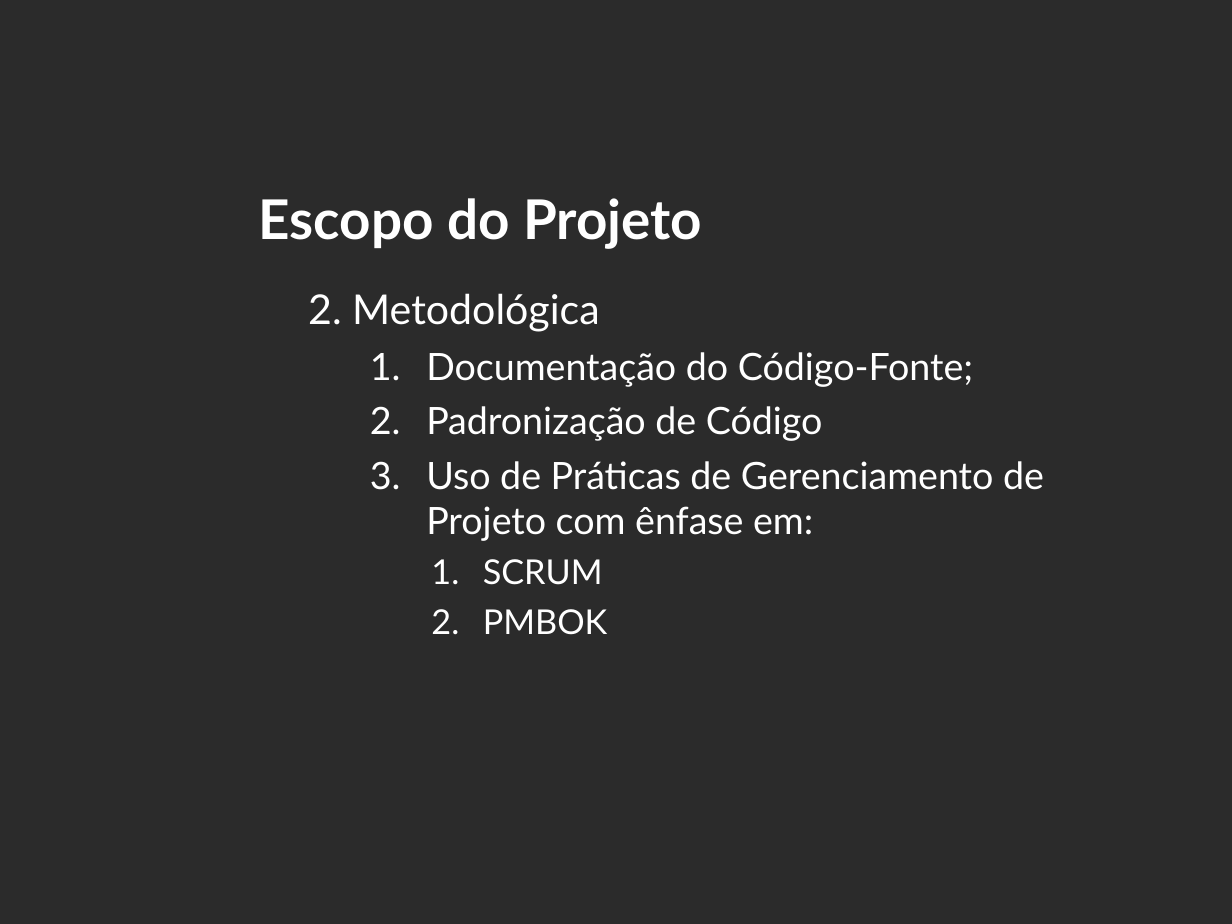
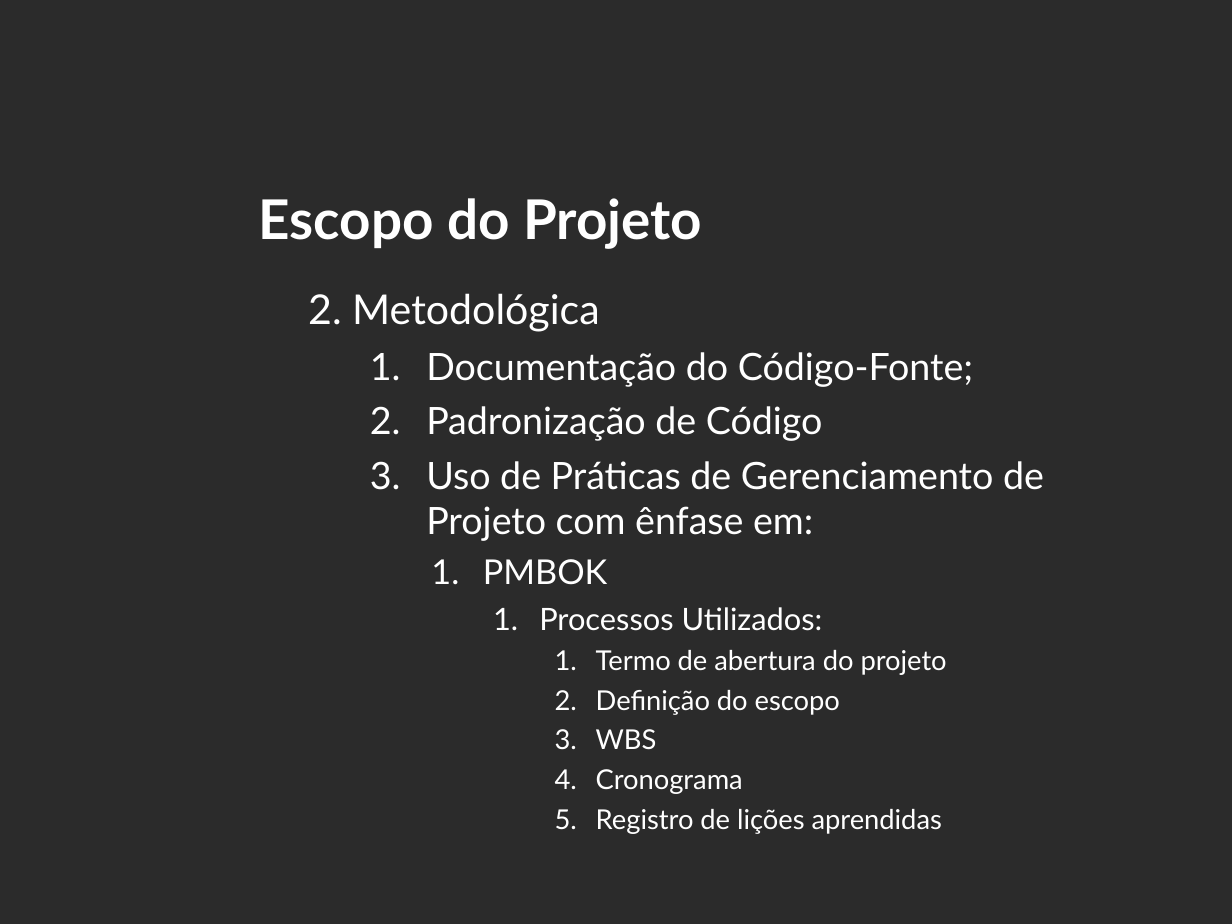
Before and after one commit to LuisEduardoER/projectrentcarpsa2002, a slide deck: slide 19 of @-RentCar/TAP/slideTAP.ppt. Drawn at 1232x924 pixels with LibreOffice and Linux fonts; fonts in the diff are those of the drawing; background and template pictures are left out; a plain dark background stands for a picture behind light text. Boxes give left, top, right and bottom in pixels: in the first picture for what was removed or moved away, otherwise in the second. Text is boxed around its words. In the diff, an @@ line names an element or a change of style, - is before the commit and + after.

```diff
--- a/@-RentCar/TAP/slideTAP.ppt
+++ b/@-RentCar/TAP/slideTAP.ppt
@@ text at <box>483,559,603,585</box>: paragraph removed @@
-    1. SCRUM
@@ text at <box>539,607,947,834</box>: paragraphs added @@
+      1. Processos Utilizados:
+        1. Termo de abertura do projeto
+        2. Definição do escopo
+        3. WBS
+        4. Cronograma
+        5. Registro de lições aprendidas
```
Also in this commit, not shown: 6 other slides changed, 1 slide added, 56 other files.
